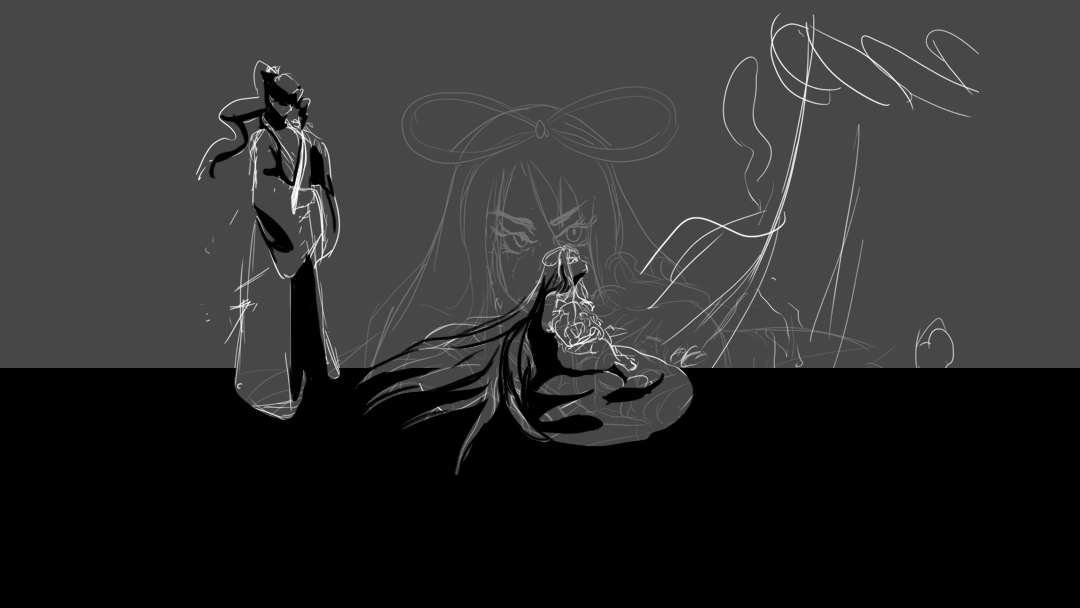
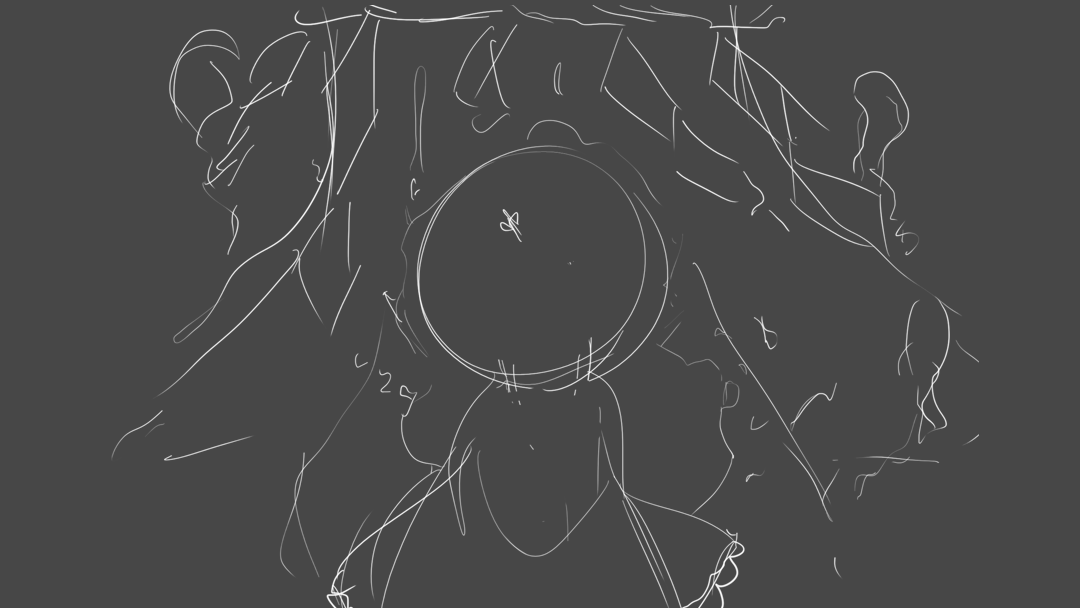
Revision of a layered (1080, 608) image; what changed, layer by layer:
removed layer "Layer 9" over (0, 368, 1080, 608)
removed layer "Layer 8" over (208, 70, 665, 477)
removed layer "Layer 5" over (196, 12, 979, 595)
removed layer "Layer 9 copy" (was 25%) over (119, 86, 962, 608)
showed "Layer 2" over (111, 5, 979, 608)
